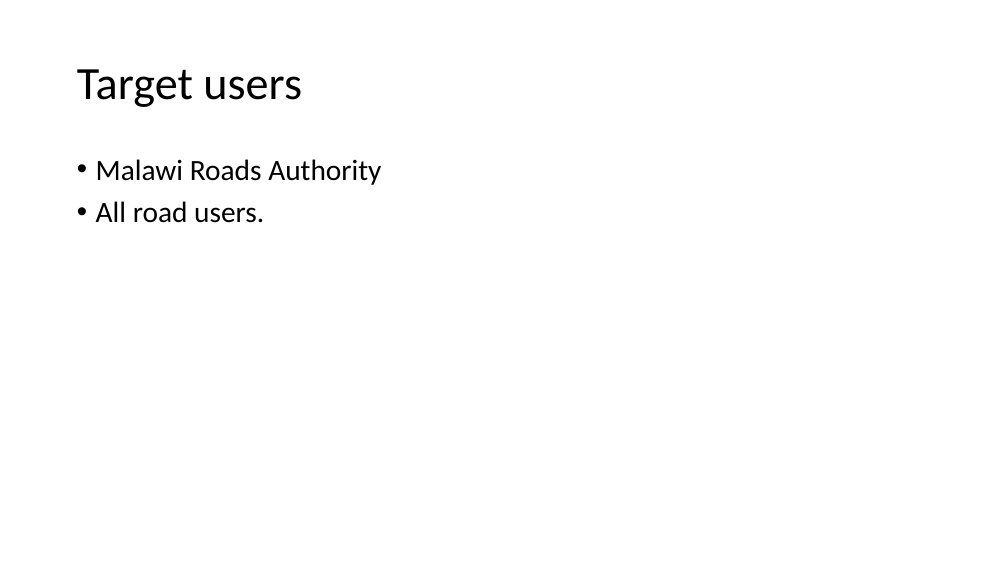
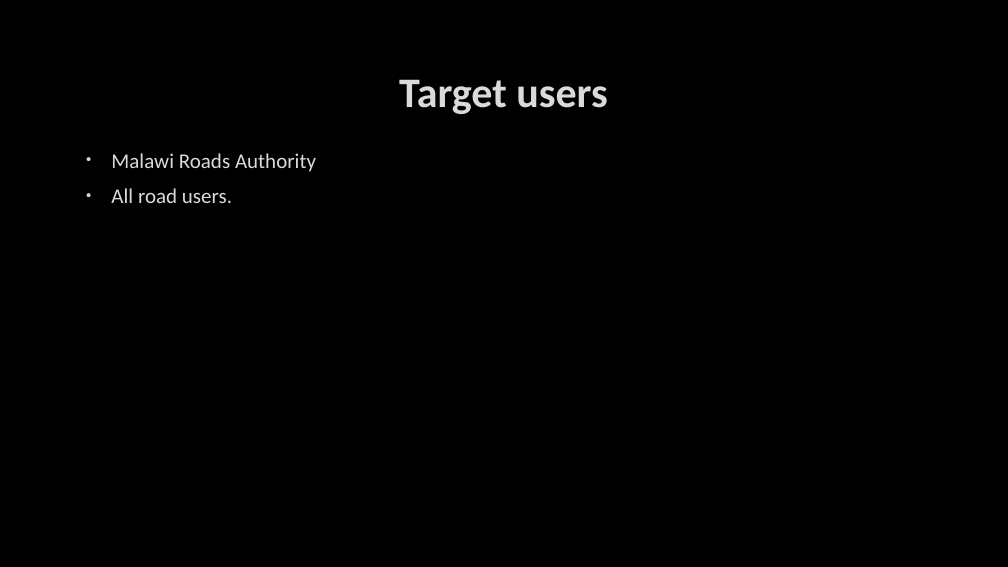
Before and after one commit to patrickmabziness360/Bridge_Health_Monitoring_System, a slide deck: slide 4 of Project Documents/IOT BRIDGE HEALTH MONITORING SYSTEM.pptx. Drawn at 1008x567 pixels with LibreOffice and Linux fonts; fonts in the diff are those of the drawing; background and template pictures are left out. Boxes give left, top, right and bottom in pixels: in the first picture for what was removed or moved away, otherwise in the second. Text is boxed around its words. In the diff, an @@ line names an element or a change of style, - is before the commit and + after.

```diff
--- a/Project Documents/IOT BRIDGE HEALTH MONITORING SYSTEM.pptx
+++ b/Project Documents/IOT BRIDGE HEALTH MONITORING SYSTEM.pptx
@@ background #FFFFFF to picture (left out) @@
@@ title "Target users" moved from (x1=77, y1=69, x2=302, y2=107) to (x1=399, y1=79, x2=607, y2=114) @@
@@ title "Target users" at (x1=399, y1=79, x2=607, y2=114): size 44 to 40 pt, text colour #000000 to #DADADA, letter outline none to #404040 0.75 pt, bold on; alignment left to centre; line spacing 0.9 to 1 @@
@@ text "Malawi Roads Authority" moved from (x1=96, y1=159, x2=381, y2=223) to (x1=111, y1=153, x2=316, y2=203) @@
@@ text "Malawi Roads Authority" at (x1=111, y1=153, x2=316, y2=203): size 28 to 20 pt, text colour #000000 to #DADADA, letter outline none to #404040 0.75 pt; indent changed; line spacing 0.9 to 1 @@
```
Also in this commit, not shown: 5 other slides changed, 1 slide added, 2 slides removed, 1 other file.
